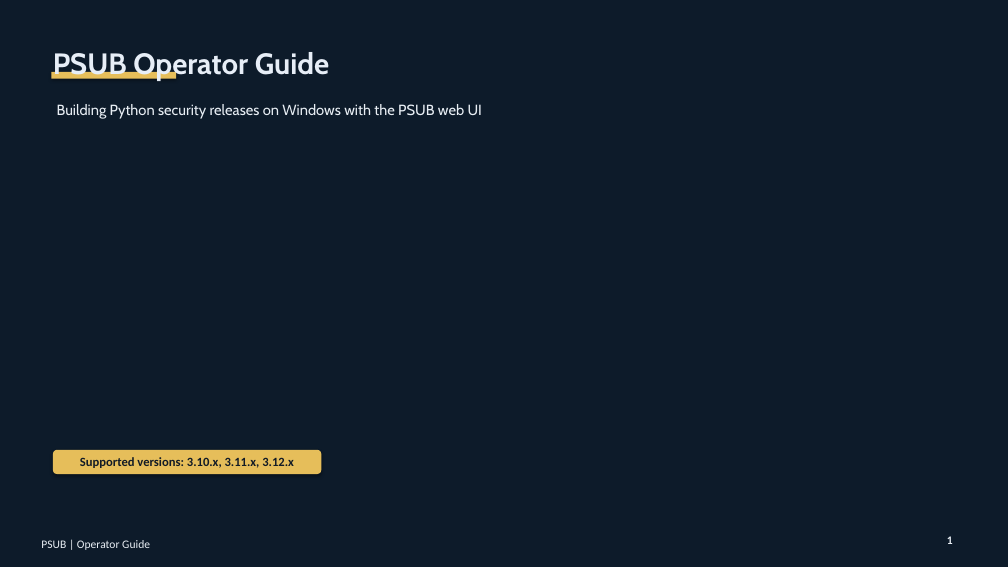
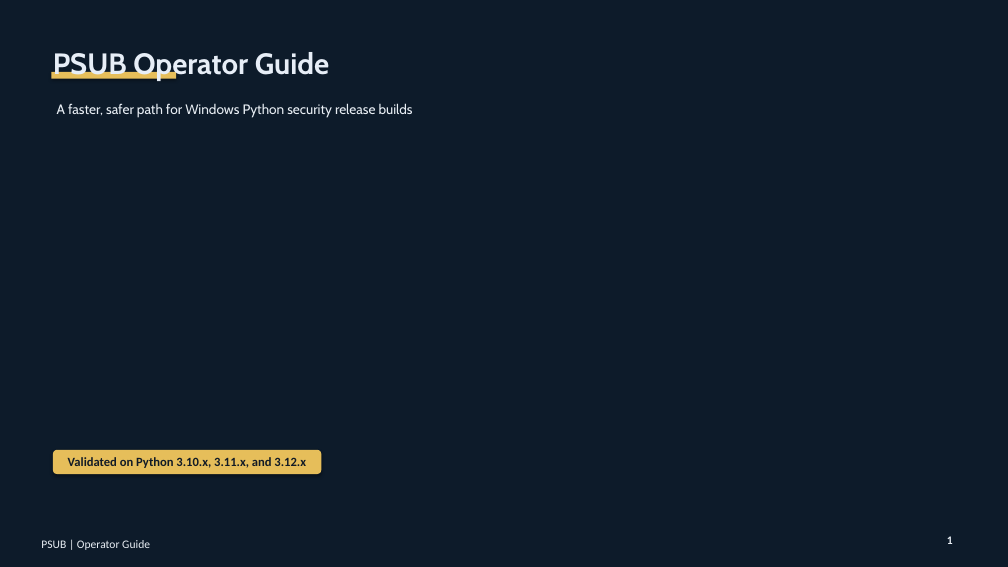
Before and after one commit to patrikkarlsson72/psub, a slide deck: slide 1 of output/presentation/PSUB-Operator-Guide.pptx. Drawn at 1008x567 pixels with LibreOffice and Linux fonts; fonts in the diff are those of the drawing; background and template pictures are left out; a plain dark background stands for a picture behind light text. Boxes give left, top, right and bottom in pixels: in the first picture for what was removed or moved away, otherwise in the second. Text is boxed around its words. In the diff, an @@ line names an element or a change of style, - is before the commit and + after.

Commit message:
Refine PSUB operator presentation deck

```diff
--- a/output/presentation/PSUB-Operator-Guide.pptx
+++ b/output/presentation/PSUB-Operator-Guide.pptx
@@ text at [57, 103, 413, 118]: text changed; size 14 to 13 pt @@
-Building Python security releases on Windows with the PSUB web UI
+A faster, safer path for Windows Python security release builds
@@ text in rounded rectangle at [68, 457, 306, 468]: text changed @@
-Supported versions: 3.10.x, 3.11.x, 3.12.x
+Validated on Python 3.10.x, 3.11.x, and 3.12.x
```
Also in this commit, not shown: 4 other slides changed, 3 slides added, 5 slides removed, 3 other files.
